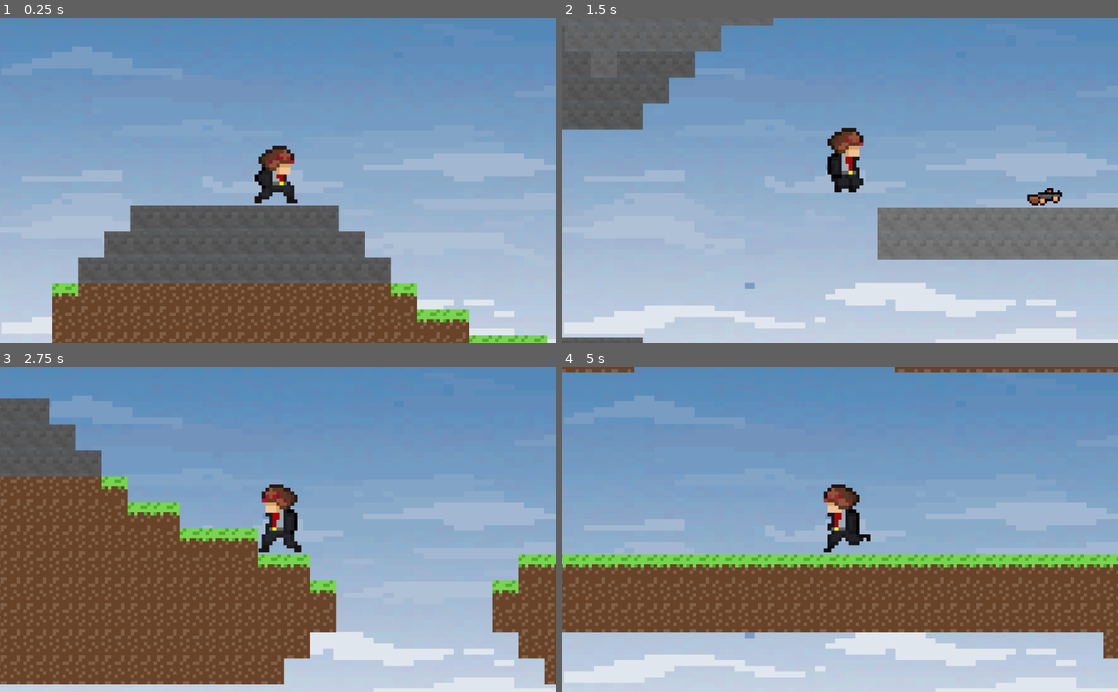
Above: before the commit, frames 1-4 (two rows, left to right).
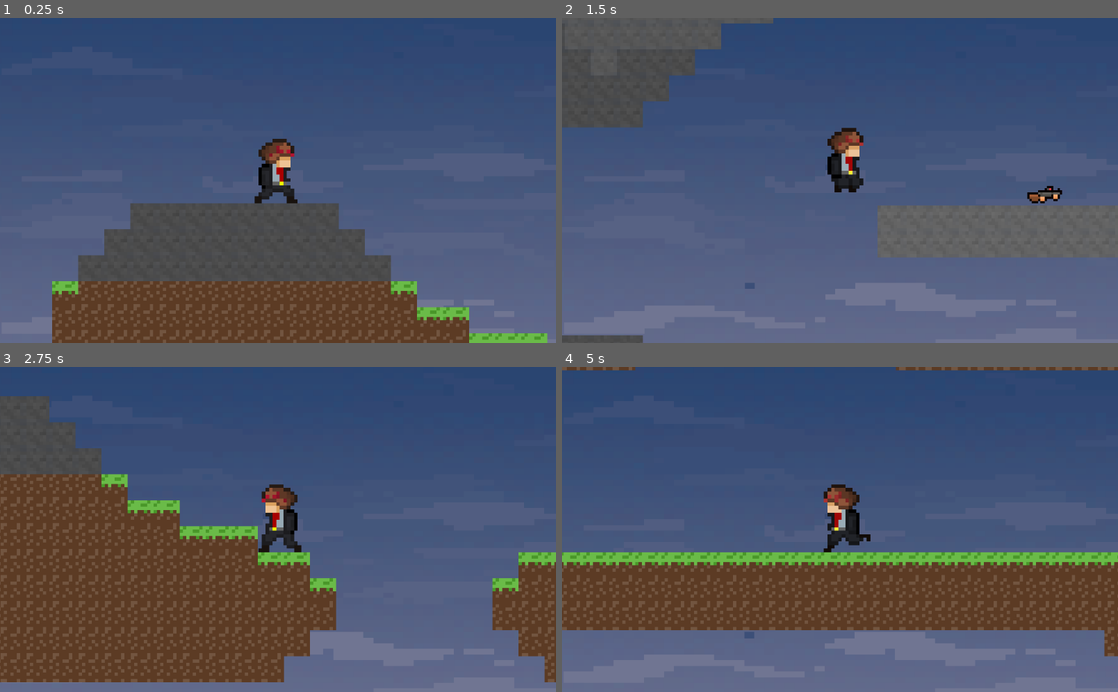
Above: after the commit, the same moments.

Repository: Hutius/Setelit
Game: Godot game, scene res://levels/Game.tscn
Same seed, same stepped clock (60 frames per second), same inputs: the game is played once before the commit and once after it.
Inputs (mouse positions are in pixels of both pictures, inside the frame that each line leads up to):
- Up to frame 1 (0.25 s): no input
- Up to frame 2 (1.5 s): move the mouse to (962, 164) at 0.52 s; press the mouse at (962, 164) at 0.53 s; hold D (ui_right) from 0.53 s (still down); tap Space (ui_select) at 0.77 s; move the mouse to (728, 196) at 1.27 s; release the mouse at (728, 196) at 1.28 s; click (728, 196) at 1.35 s
- Up to frame 3 (2.75 s): tap Space (ui_select) at 1.52 s; move the mouse to (333, 458) at 2.02 s; release D (ui_right) at 2.03 s; press the mouse at (333, 458) at 2.03 s; hold A (ui_left) from 2.03 s (still down)
- Up to frame 4 (5 s): move the mouse to (812, 594) at 2.77 s; release A (ui_left) at 2.78 s; release the mouse at (812, 594) at 2.78 s; hold D (ui_right) 2.78-4.28 s; click (812, 594) at 2.85 s; tap Space (ui_select) at 3.02, 3.77, 4.52 s; move the mouse to (1006, 578) at 3.52 s; press the mouse at (1006, 578) at 3.53 s; move the mouse to (673, 480) at 4.27 s; release the mouse at (673, 480) at 4.28 s; hold A (ui_left) from 4.28 s (still down); click (673, 480) at 4.35 s

The runs differ from the first frame. In frame 1, 78% of the frame differs, in the area x 0-100%, y 0-100%; in frame 2, 85%; in frame 3, 68%; in frame 4, 81%.

Commit message:
First Commit

Diff:
--- a/levels/Game.tscn
+++ b/levels/Game.tscn
@@ -10,6 +10,7 @@
 position = Vector2( -3, 0 )
 
 [node name="TileMap2" type="TileMap" parent="."]
+modulate = Color( 0.878431, 0.878431, 0.878431, 1 )
 position = Vector2( 0, 2.84217e-14 )
 scale = Vector2( 3, 3 )
 z_as_relative = false
@@ -17,7 +18,7 @@
 cell_size = Vector2( 8, 8 )
 cell_custom_transform = Transform2D( 64, 0, 0, 64, 179.885, 0 )
 format = 1
-tile_data = PoolIntArray( 327705, 13, 0, 327706, 13, 0, 3277 …(5352 unchanged characters)… , 9, 0, 1310770, 9, 0, 1310771, 9, 0, 1572889, 8, 0, 1572890, 8, 0, 1572891, 8,  …(10232 unchanged characters)…
+tile_data = PoolIntArray( 327705, 13, 0, 327706, 13, 0, 3277 …(5352 unchanged characters)… , 9, 0, 1310770, 9, 0, 1310771, 9, 0, 1507384, 0, 0, 1572889, 8, 0, 1572890, 8, 0, 1572891, 8,  …(10232 unchanged characters)…
 
 [node name="Pickups" type="Node2D" parent="."]
 
@@ -43,6 +44,8 @@
 motion_mirroring = Vector2( 1, 1 )
 
 [node name="Sprite" type="Sprite" parent="ParallaxBackground/ParallaxLayer"]
+modulate = Color( 0.615686, 0.615686, 0.615686, 1 )
+self_modulate = Color( 0.811765, 0.823529, 1, 1 )
 position = Vector2( 584, 296 )
 scale = Vector2( 0.616769, 0.616768 )
 texture = ExtResource( 5 )
--- a/player/Player.tscn
+++ b/player/Player.tscn
@@ -20,7 +20,7 @@
 [ext_resource path="res://assets/jump/PBjump_1_3.png" type="Texture" id=18]
 
 [sub_resource type="RectangleShape2D" id=2]
-extents = Vector2( 18.625, 30 )
+extents = Vector2( 19.125, 29 )
 
 [sub_resource type="SpriteFrames" id=3]
 animations = [ {
@@ -59,7 +59,7 @@
 }
 
 [node name="CollisionShape2D" type="CollisionShape2D" parent="."]
-position = Vector2( 0.375, 1 )
+position = Vector2( 0.875, 0 )
 shape = SubResource( 2 )
 
 [node name="RayCast2D" type="RayCast2D" parent="."]
--- a/project.godot
+++ b/project.godot
@@ -10,7 +10,7 @@
 
 [application]
 
-config/name="Game"
+config/name="Setelit"
 run/main_scene="res://levels/Game.tscn"
 config/icon="res://icon.png"
 
